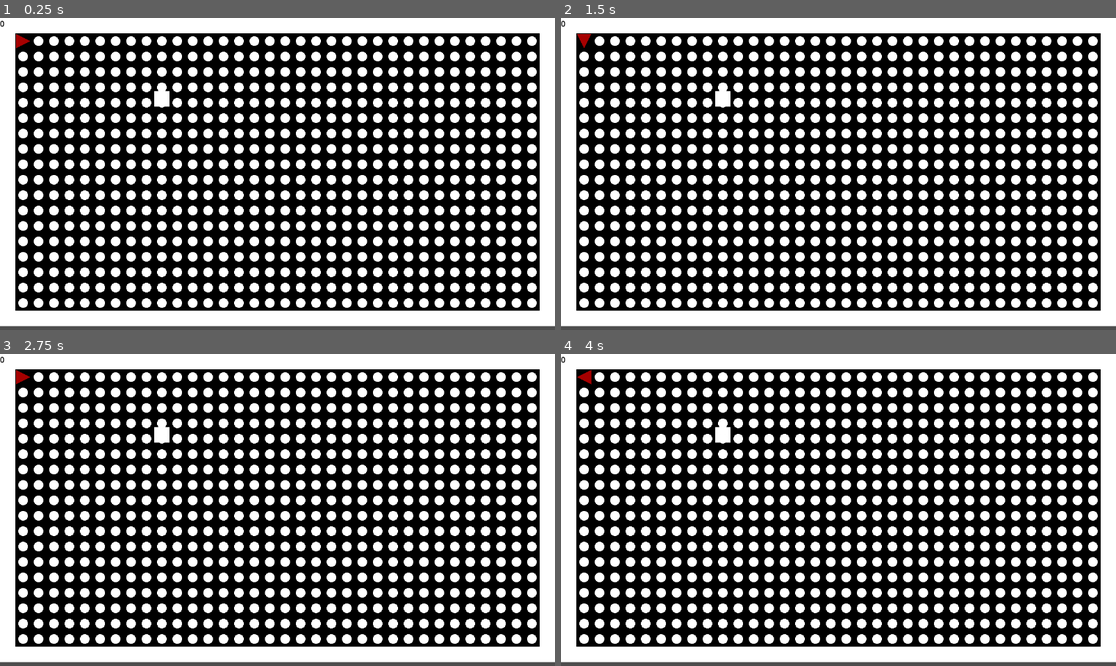
Above: before the commit, frames 1-4 (two rows, left to right).
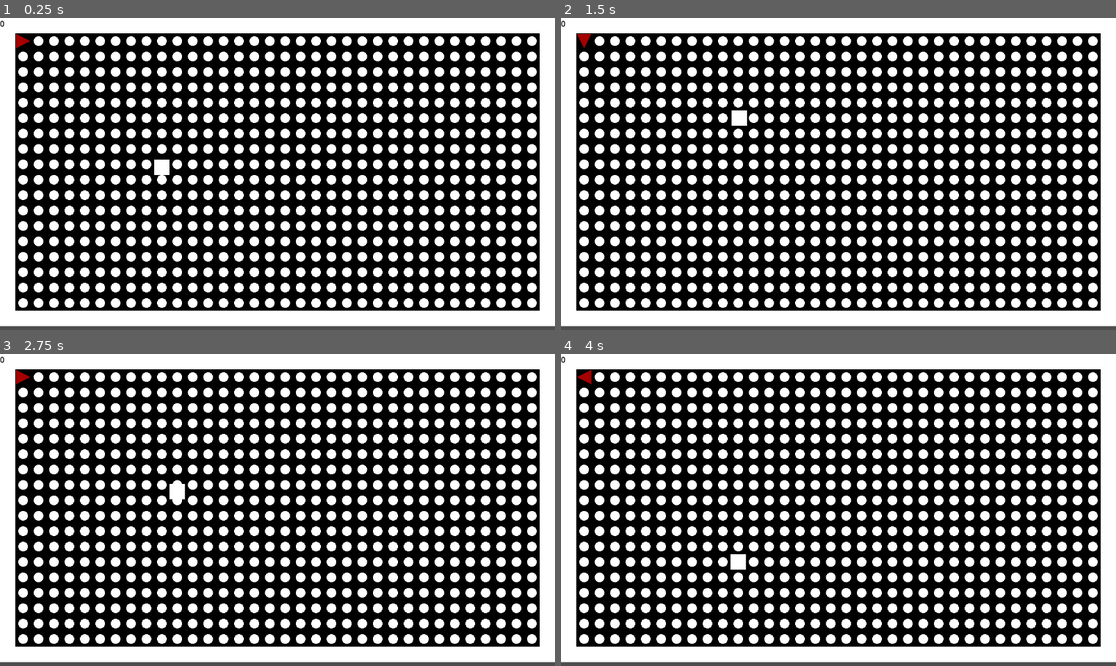
Above: after the commit, the same moments.

Repository: potex02/shape-collector
Game: Godot game, scene res://scenes/game.tscn
Two runs of this game, one before a commit and one after it. Both use one fixed random seed, a clock stepped at 60 frames per second and the inputs below.
Inputs:
- Up to frame 1 (0.25 s): no input
- Up to frame 2 (1.5 s): hold Right (ui_right) 0.53-1.28 s; hold Down (ui_down) from 1.28 s (still down)
- Up to frame 3 (2.75 s): release Down (ui_down) at 2.03 s; hold Right (ui_right) from 2.03 s (still down)
- Up to frame 4 (4 s): tap Enter at 2.75 s; release Right (ui_right) at 2.78 s; hold Up (ui_up) 2.78-3.53 s; hold Left (ui_left) from 3.53 s (still down)

The runs differ from the first frame. In frame 1, 0.2% of the frame differs, in the area x 27-31%, y 23-51%; in frame 2, 0.2%; in frame 3, 0.2%; in frame 4, 0.2%, in the area x 27-34%, y 23-70%.

Commit message:
Added square movement

Diff:
--- a/nodes/player.tscn
+++ b/nodes/player.tscn
@@ -6,11 +6,11 @@
 [node name="Player" type="Area2D"]
 script = ExtResource("1_ym5d5")
 
-[node name="Sprite2D" type="Sprite2D" parent="."]
+[node name="Sprite" type="Sprite2D" parent="."]
 texture_filter = 1
 texture = ExtResource("1_m1siu")
 
-[node name="CollisionPolygon2D" type="CollisionPolygon2D" parent="."]
+[node name="CollisionPolygon" type="CollisionPolygon2D" parent="."]
 polygon = PackedVector2Array(-16, 16, 16, 1, 16, -1, -16, -16)
 
 [node name="RayCast" type="RayCast2D" parent="."]
--- a/nodes/square.tscn
+++ b/nodes/square.tscn
@@ -9,8 +9,11 @@
 [node name="Square" type="Area2D"]
 script = ExtResource("1_ey0qw")
 
-[node name="Sprite2D" type="Sprite2D" parent="."]
+[node name="Sprite" type="Sprite2D" parent="."]
 texture = ExtResource("1_pjy0x")
 
-[node name="CollisionShape2D" type="CollisionShape2D" parent="."]
+[node name="CollisionShape" type="CollisionShape2D" parent="."]
 shape = SubResource("RectangleShape2D_nxm2o")
+
+[node name="RayCast" type="RayCast2D" parent="."]
+target_position = Vector2(16, 0)
--- a/scripts/game.gd
+++ b/scripts/game.gd
@@ -37,6 +37,7 @@
 				self.add_child(circle)
 			self.tilemap.set_cell(0, coords, 0, Vector2i(row[j], 0))
 	self.player.position = GameUtils.coords_to_pos(player_position)
+	$Square.position = GameUtils.coords_to_pos(Vector2i(10, 10))
 
 
 ## Update the score label.
--- a/scripts/player.gd
+++ b/scripts/player.gd
@@ -3,7 +3,7 @@
 ## The class of the game player.
 
 
-## The playe raycast
+## The player raycast
 @onready var ray_cast: RayCast2D = $RayCast
 ## The player score.
 var score: int = 0
@@ -14,7 +14,7 @@
 	Vector2.UP: 270,
 	Vector2.DOWN: 90
 }
-## The player direction.
+## The player current direction.
 var direction: Vector2
 ## The turns of the player.
 var turn: Vector2i
--- a/scripts/square.gd
+++ b/scripts/square.gd
@@ -3,8 +3,32 @@
 ## The class representing an enemy square in the game.
 
 
-func _ready() -> void:
-	self.area_entered.connect(func (area: Area2D) -> void:
-		if area is Player:
-			area.set_physics_process(false)
-		)
+## The sqaure raycast
+@onready var ray_cast: RayCast2D = $RayCast
+## The directions data of the square.
+var directions: Array =  [
+	[Vector2.LEFT, 180],
+	[Vector2.RIGHT, 0],
+	[Vector2.UP, 270],
+	[Vector2.DOWN, 90]
+]
+## The square current direction.
+var direction: Vector2
+
+
+
+## Moves the square.
+func _physics_process(delta: float) -> void:
+	if Vector2i(self.position) % 32 == Vector2i.ONE * 16:
+
+		var rand = randf()
+
+		if rand < 0.5:
+
+			var turn: Array = self.directions[int(rand * 8)]
+
+			self.direction = turn[0]
+			self.rotation_degrees = turn[1]
+			return
+	if self.ray_cast.get_collider() == null:
+		self.position += self.direction * 2
